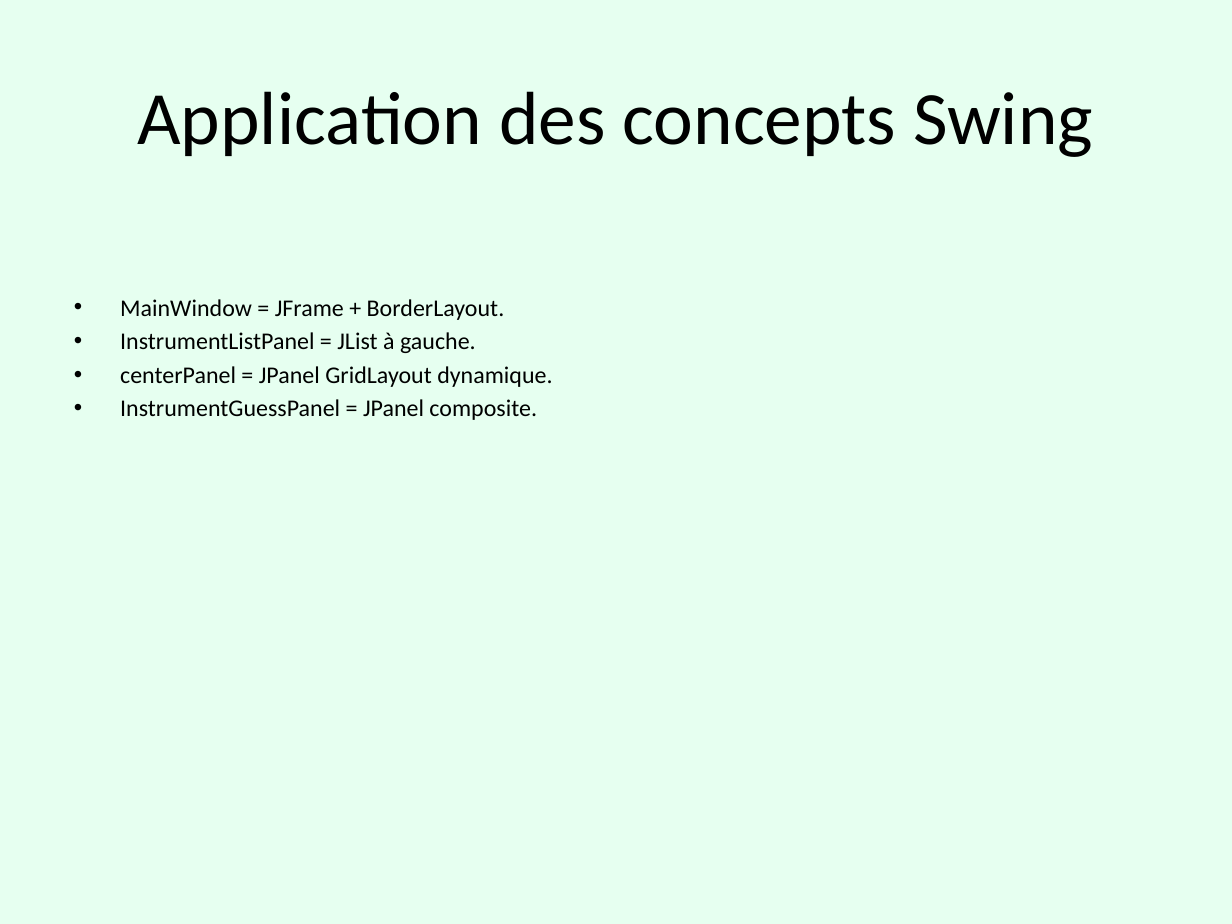
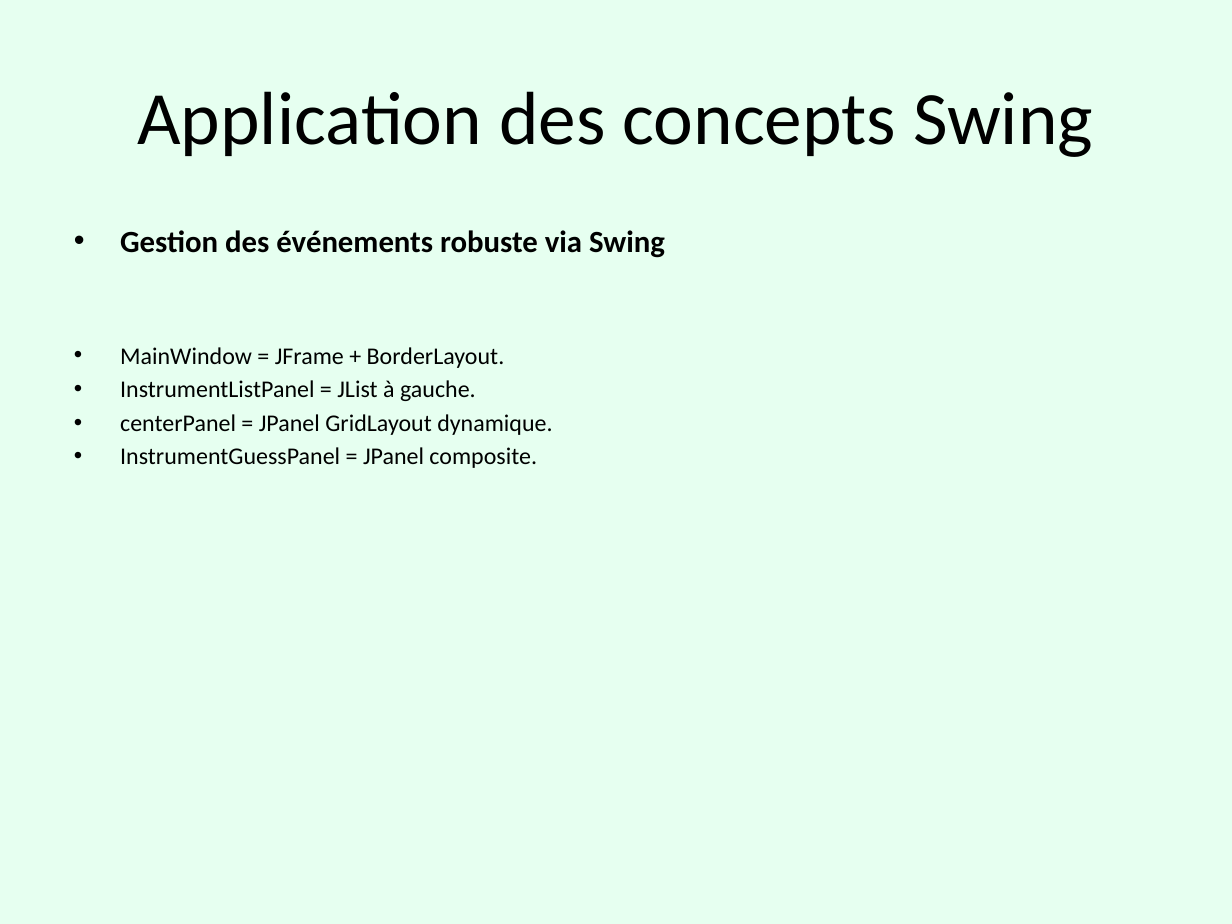
Before and after one commit to Bobyte5923/SoundOfWorld, a slide deck: slide 6 of SoundOfWorld.pptx. Drawn at 1232x924 pixels with LibreOffice and Linux fonts; fonts in the diff are those of the drawing. Boxes give left, top, right and bottom in pixels: in the first picture for what was removed or moved away, otherwise in the second. Text is boxed around its words. In the diff, an @@ line names an element or a change of style, - is before the commit and + after.

```diff
--- a/SoundOfWorld.pptx
+++ b/SoundOfWorld.pptx
@@ text at (120,230,665,258): paragraph added @@
+• Gestion des événements robuste via Swing
```
Also in this commit, not shown: 11 other slides changed, 3 slides added, 5 slides removed, 1 other file.
